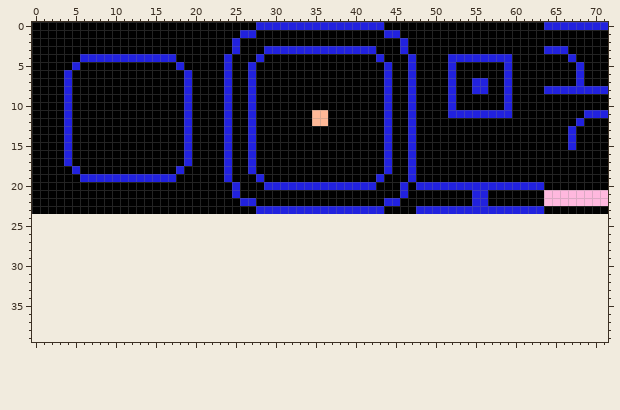
Sprite sheet, stored at media/tilesheet.png. This is how it looked before the edit.
The file is 72x24 pixels. The old version is drawn lined up with the new one, on the new canvas.
Once edited:
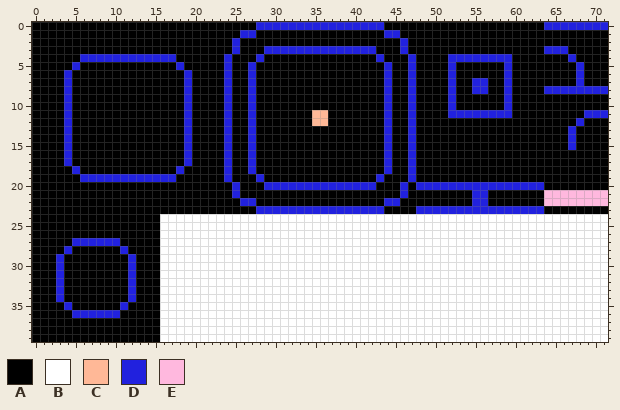
Palette (. is transparent): A #000000  B #ffffff  C #ffb897  D #2121de  E #ffb8de
From the commit log: Added new tiles to sheet and corrected level.
Edits made:
canvas 72x24 -> 72x40
@@ x 0..71 @@
 23 AAAAAAAAAAAAAAAAAAAAAAAAAAAADDDDDDDDDDDDDDDDAAAADDDDDDDDDDDDDDDDAAAAAAAA
-24 ........................................................................
-25 ........................................................................
-26 ........................................................................
-27 ........................................................................
-28 ........................................................................
-29 ........................................................................
-30 ........................................................................
-31 ........................................................................
-32 ........................................................................
-33 ........................................................................
-34 ........................................................................
-35 ........................................................................
-36 ........................................................................
-37 ........................................................................
-38 ........................................................................
-39 ........................................................................
+24 AAAAAAAAAAAAAAAABBBBBBBBBBBBBBBBBBBBBBBBBBBBBBBBBBBBBBBBBBBBBBBBBBBBBBBB
+25 AAAAAAAAAAAAAAAABBBBBBBBBBBBBBBBBBBBBBBBBBBBBBBBBBBBBBBBBBBBBBBBBBBBBBBB
+26 AAAAAAAAAAAAAAAABBBBBBBBBBBBBBBBBBBBBBBBBBBBBBBBBBBBBBBBBBBBBBBBBBBBBBBB
+27 AAAAADDDDDDAAAAABBBBBBBBBBBBBBBBBBBBBBBBBBBBBBBBBBBBBBBBBBBBBBBBBBBBBBBB
+28 AAAADAAAAAADAAAABBBBBBBBBBBBBBBBBBBBBBBBBBBBBBBBBBBBBBBBBBBBBBBBBBBBBBBB
+29 AAADAAAAAAAADAAABBBBBBBBBBBBBBBBBBBBBBBBBBBBBBBBBBBBBBBBBBBBBBBBBBBBBBBB
+30 AAADAAAAAAAADAAABBBBBBBBBBBBBBBBBBBBBBBBBBBBBBBBBBBBBBBBBBBBBBBBBBBBBBBB
+31 AAADAAAAAAAADAAABBBBBBBBBBBBBBBBBBBBBBBBBBBBBBBBBBBBBBBBBBBBBBBBBBBBBBBB
+32 AAADAAAAAAAADAAABBBBBBBBBBBBBBBBBBBBBBBBBBBBBBBBBBBBBBBBBBBBBBBBBBBBBBBB
+33 AAADAAAAAAAADAAABBBBBBBBBBBBBBBBBBBBBBBBBBBBBBBBBBBBBBBBBBBBBBBBBBBBBBBB
+34 AAADAAAAAAAADAAABBBBBBBBBBBBBBBBBBBBBBBBBBBBBBBBBBBBBBBBBBBBBBBBBBBBBBBB
+35 AAAADAAAAAADAAAABBBBBBBBBBBBBBBBBBBBBBBBBBBBBBBBBBBBBBBBBBBBBBBBBBBBBBBB
+36 AAAAADDDDDDAAAAABBBBBBBBBBBBBBBBBBBBBBBBBBBBBBBBBBBBBBBBBBBBBBBBBBBBBBBB
+37 AAAAAAAAAAAAAAAABBBBBBBBBBBBBBBBBBBBBBBBBBBBBBBBBBBBBBBBBBBBBBBBBBBBBBBB
+38 AAAAAAAAAAAAAAAABBBBBBBBBBBBBBBBBBBBBBBBBBBBBBBBBBBBBBBBBBBBBBBBBBBBBBBB
+39 AAAAAAAAAAAAAAAABBBBBBBBBBBBBBBBBBBBBBBBBBBBBBBBBBBBBBBBBBBBBBBBBBBBBBBB
Changed places in both pictures, as pixel boxes (x1, y1, x2, y2):
added: (32, 214, 608, 342)
